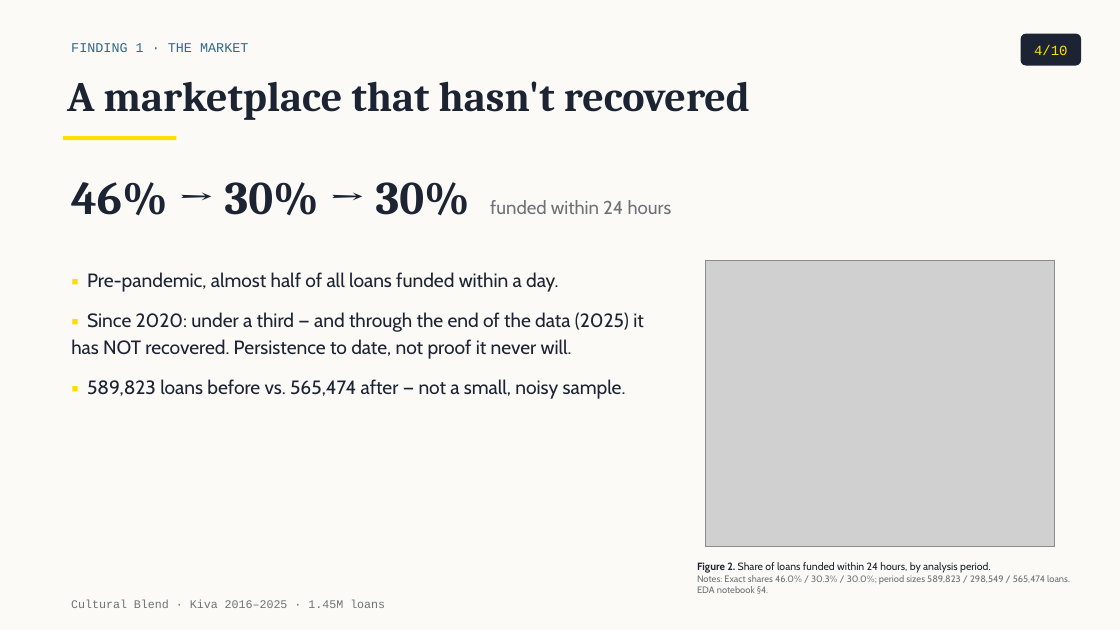
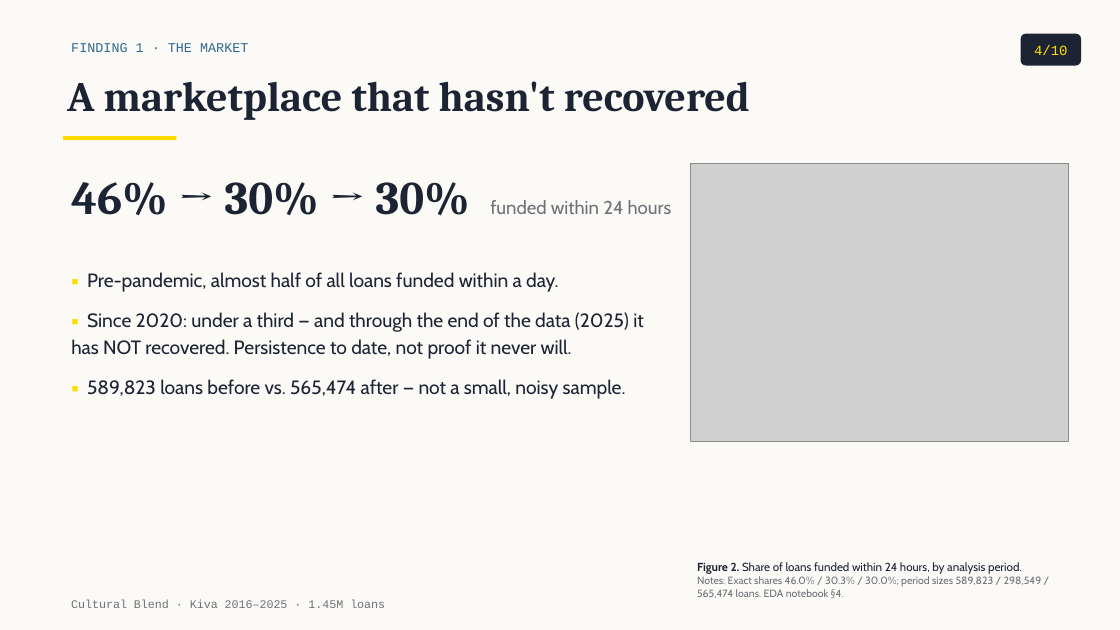
Before and after one commit to tuannm3812/unsw-ma-hackathon-2026, a slide deck: slide 4 of docs/presentation/slides_draft.pptx. Drawn at 1120x630 pixels with LibreOffice and Linux fonts; fonts in the diff are those of the drawing; grey boxes stand for pictures. Boxes give left, top, right and bottom in pixels: in the first picture for what was removed or moved away, otherwise in the second. Text is boxed around its words. In the diff, an @@ line names an element or a change of style, - is before the commit and + after.

```diff
--- a/docs/presentation/slides_draft.pptx
+++ b/docs/presentation/slides_draft.pptx
@@ picture: place and size @@
-picture at [705,260,1054,546]
+picture at [691,164,1069,441]
@@ text "Figure 2. Share of loans ..." at [697,562,1042,598]: size 9 to 10 pt in "Figure 2. Share of loans funded within ..."; size 8 to 9 pt in "Notes: Exact shares 46.0% / 30.3% / ..." @@
```
Also in this commit, not shown: 7 other slides changed, 22 other files.
